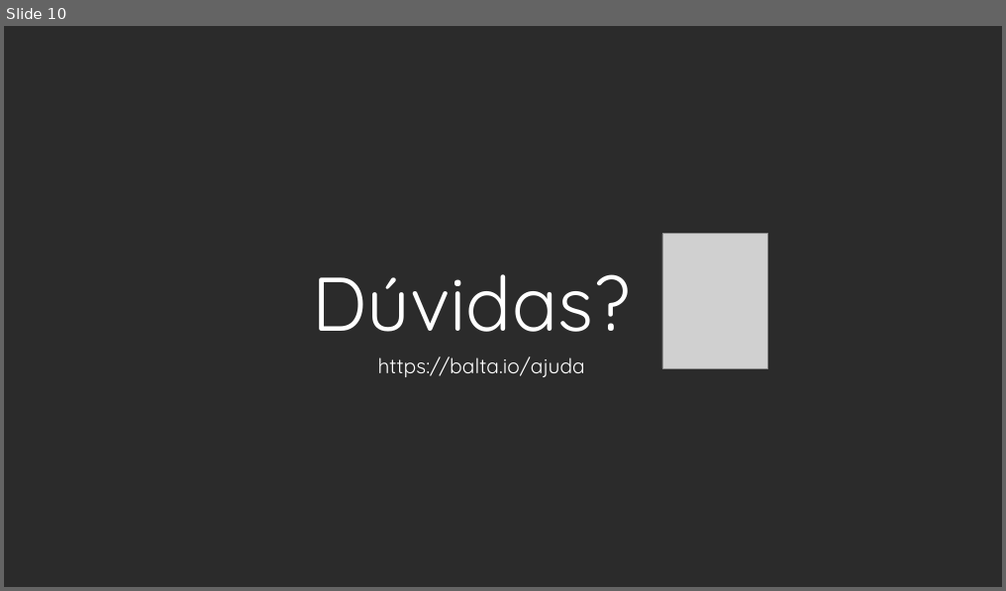
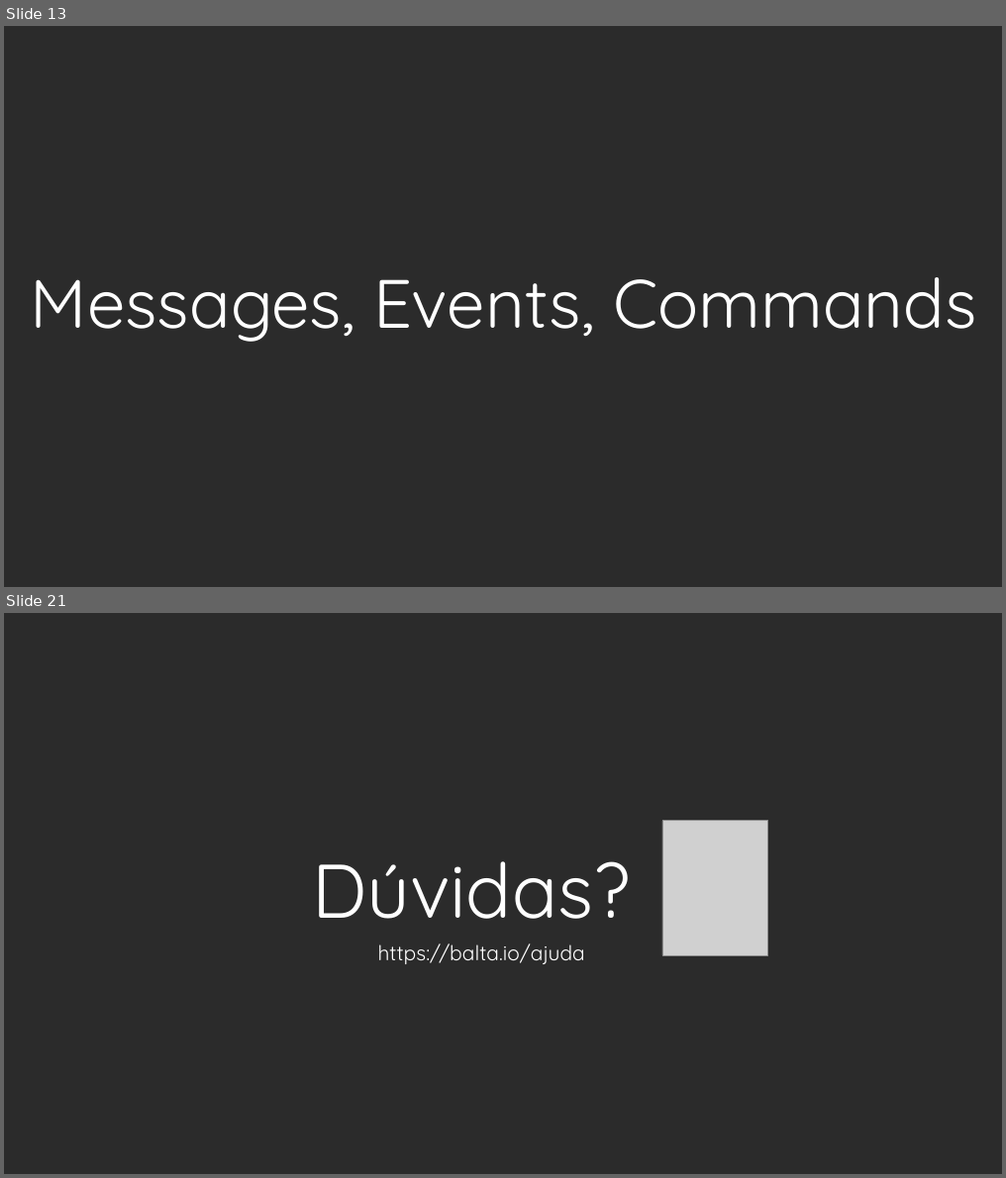
Before and after one commit to balta-io/2810, a slide deck: 2021-08-25_event-driven-architecture.pptx. Shown one above the other, each under a label of ours: slide 10 before the commit, slides 13 and 21 after it; the slides between them are not shown. The pictures are 1006x591 and 1006x1178 pixels, drawn with LibreOffice and Linux fonts; fonts in the diff are those of the drawing; grey boxes stand for pictures; background and template pictures are left out; a plain dark background stands for a picture behind light text. Boxes give left, top, right and bottom in pixels: in the first picture for what was removed or moved away, otherwise in the second. Text is boxed around its words. In the diff, an @@ line names an element or a change of style, - is before the commit and + after.

```diff
--- a/2021-08-25_event-driven-architecture.pptx
+++ b/2021-08-25_event-driven-architecture.pptx
@@ slide 13 added at <box>4,26,1002,587</box>, background picture (left out) @@
@@ title added at <box>31,277,976,342</box>, 65.7 pt, text #FFFFFF @@
+Messages, Events, Commands
@@ what was slide 10 is now slide 21 @@
```
Also in this commit, not shown: 10 other slides added.
